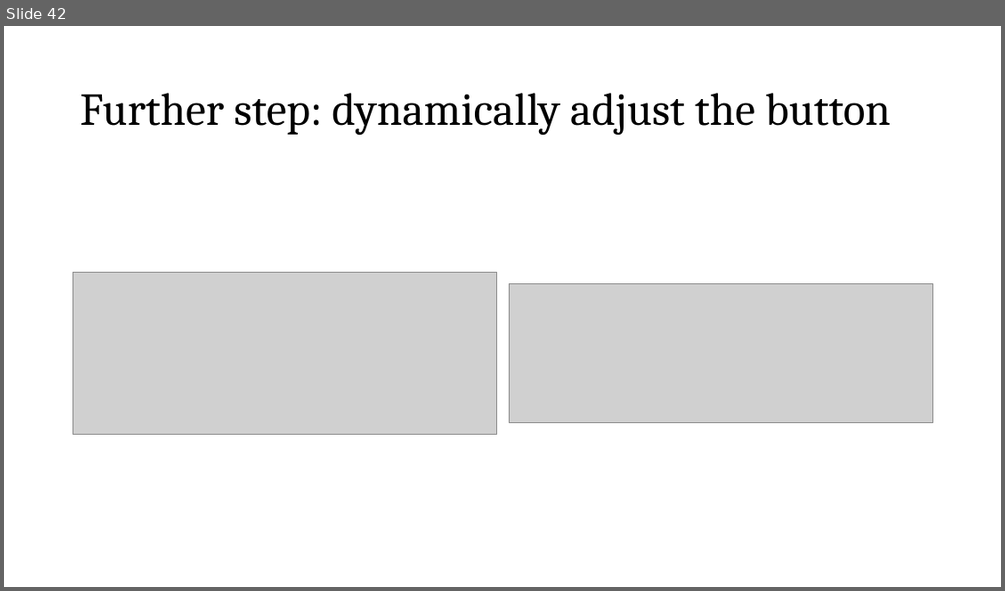
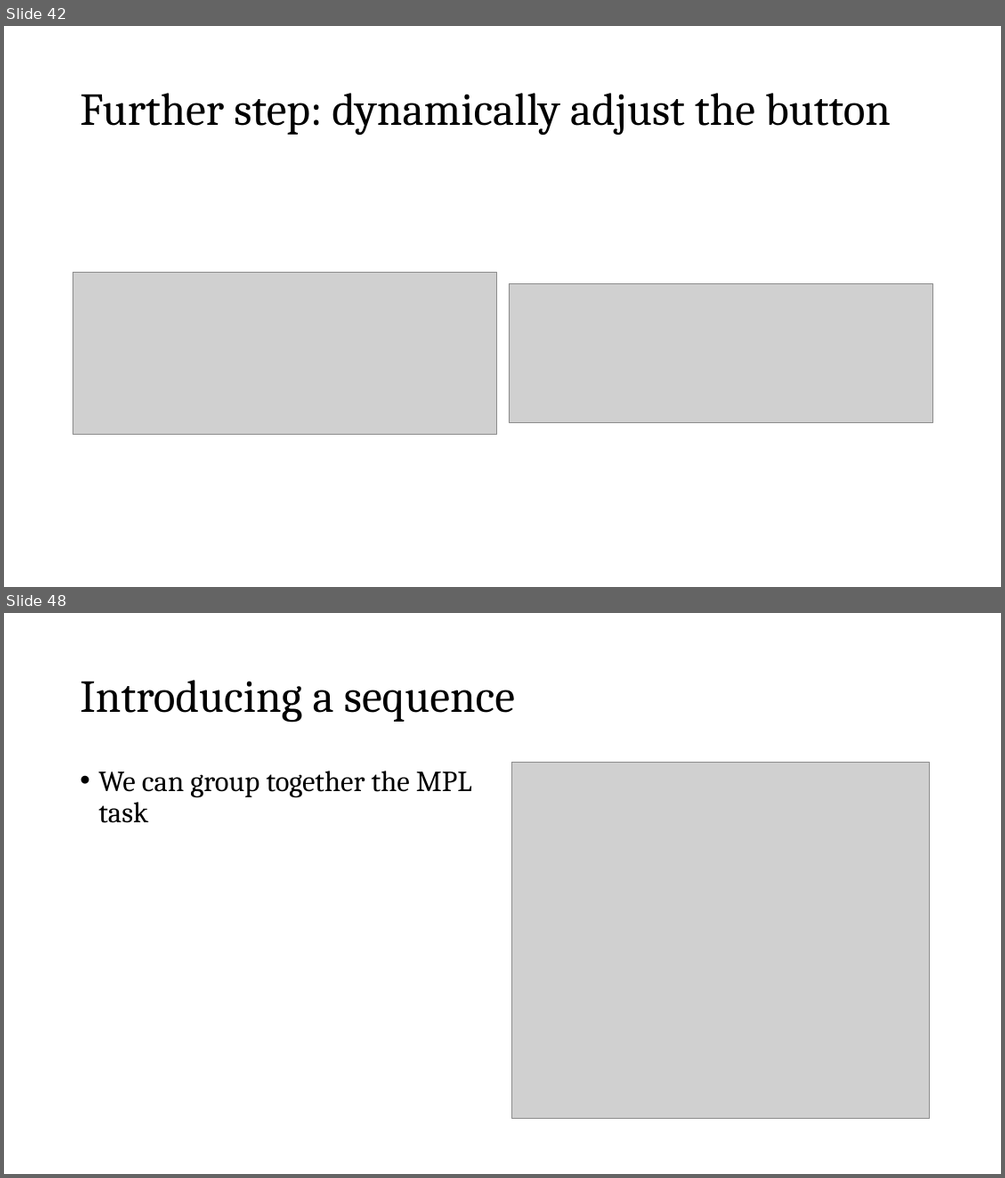
Before and after one commit to fbogliacino/labjsCourse, a slide deck: slides/Slides Labjs.pptx. Shown one above the other, each under a label of ours: slide 42 before the commit, slides 42 and 48 after it; the slides between them are not shown. The pictures are 1005x591 and 1005x1178 pixels, drawn with LibreOffice and Linux fonts; fonts in the diff are those of the drawing; grey boxes stand for pictures. Boxes give left, top, right and bottom in pixels: in the first picture for what was removed or moved away, otherwise in the second. Text is boxed around its words. In the diff, an @@ line names an element or a change of style, - is before the commit and + after.

```diff
--- a/slides/Slides Labjs.pptx
+++ b/slides/Slides Labjs.pptx
@@ slide 48 added at [4, 613, 1001, 1174], background #FFFFFF @@
@@ title added at [80, 680, 515, 722], 44 pt, text #000000 @@
+Introducing a sequence
@@ text added at [98, 771, 472, 823], 28 pt, text #000000 @@
+• We can group together the MPL task
@@ picture added at [512, 763, 929, 1119] @@
```
Also in this commit, not shown: 1 slide changed, 6 other slides added, 1 slide removed, 1 other file.
